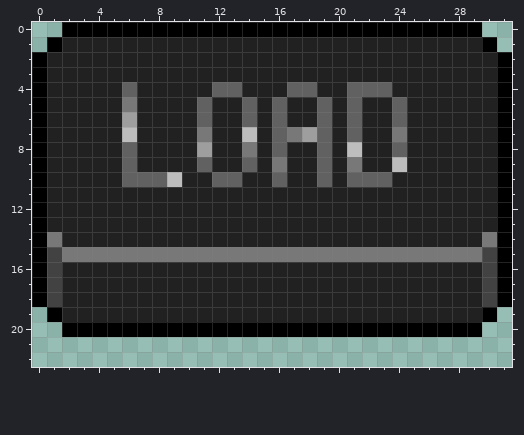
Pixel-art file, stored at Assets/Arts/GameUI/Canvas_Border_Btn/AllMenuUI/StartMenu/GameSet/LoadButton.aseprite. That is the earlier state.
32x32 pixels, 1 frame. Colours within 5 levels of each other are drawn and written as one. Shown: x 0..31, y 0..22.
Once edited:
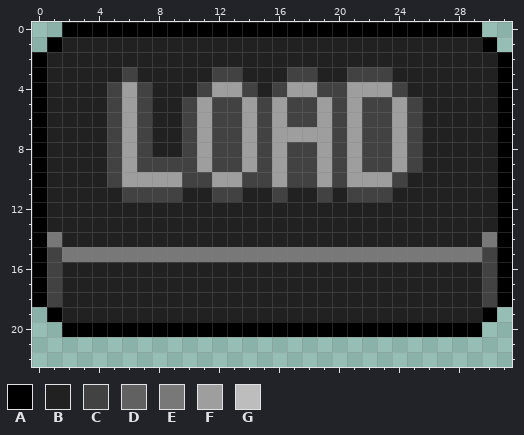
Palette (. is transparent): A #000000  B #212121  C #424242  D #616161  E #787878  F #9e9e9e  G #bdbdbd
The exact change:
Changed rows in their new state; - is an unchanged pixel.
Layer "txt":
first column x 5:
 3 -C-----CC---CC--CCC--
 4 CFC---CFFC-CFFCCFFFC-
 5 CFC--CFCCFCFCCFCFCCFC
 6 C-C--CFCCFCFCCFCFCCFC
 7 CFC--CFCCFCFF-FCFCCFC
 8 CFC--C-CCFCFCCFCFCCFC
 9 CFCCCCFCCFCFCCFCFCCFC
10 CFFFFCCFFCCFCCFCFFFC-
11 -CCCC--CC--C--C-CCC--
Where, in picture pixels (left, top, right, bottom), the same in both pictures:
changed: (107, 67, 422, 202)
